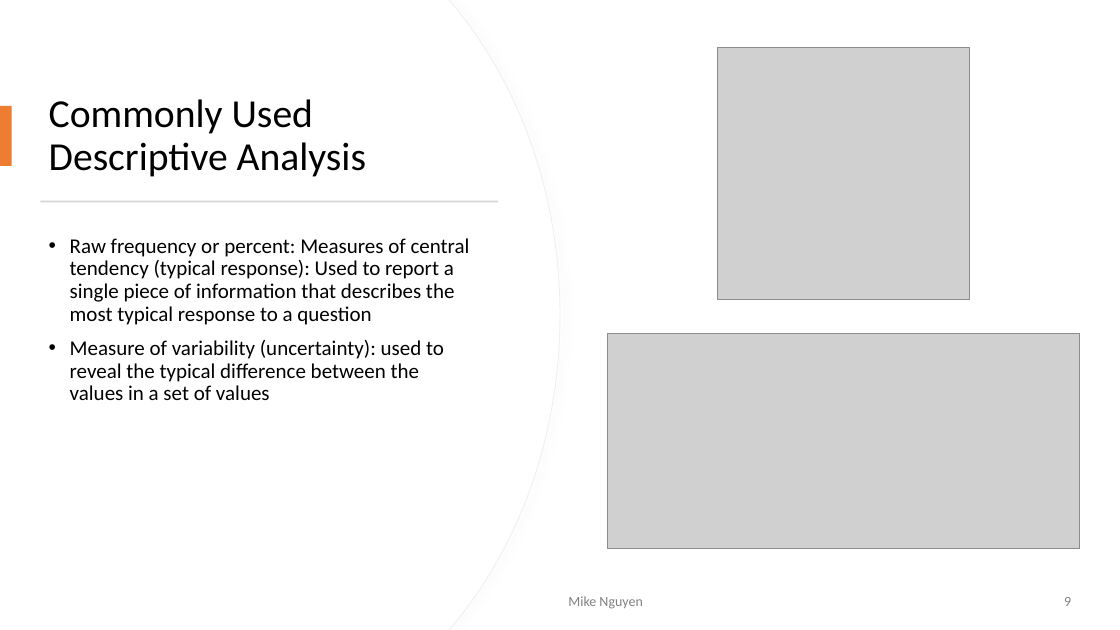
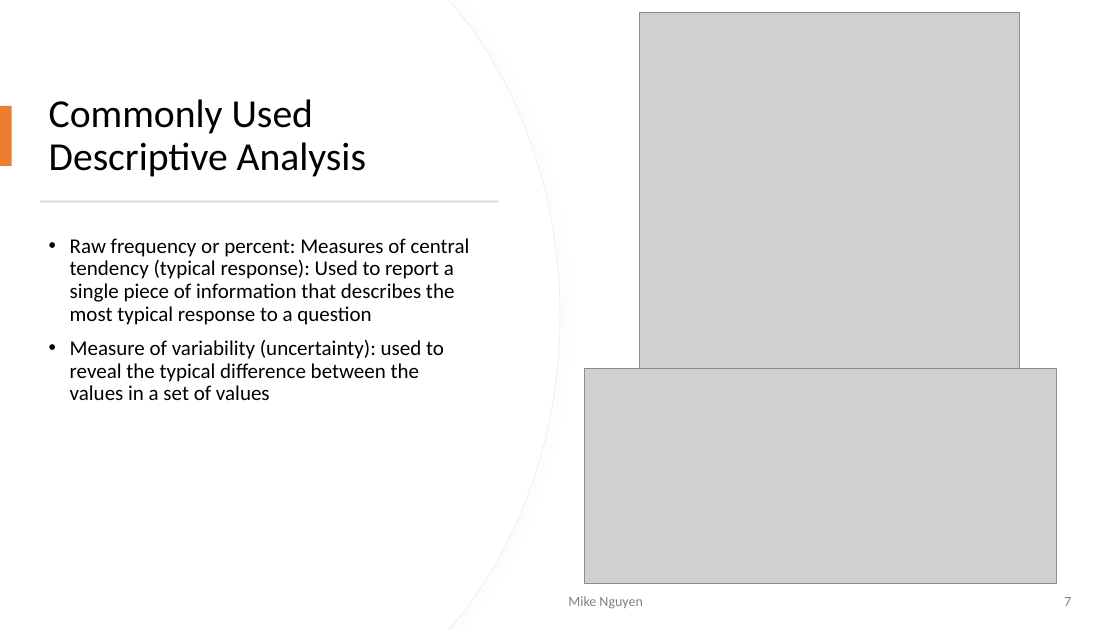
Before and after one commit to mikenguyen13/mar4050_S22, a slide deck: slide 7 of lectures/9/1_Descriptive Statistics.pptx (slide 9 before the commit). Drawn at 1120x630 pixels with LibreOffice and Linux fonts; fonts in the diff are those of the drawing; grey boxes stand for pictures. Boxes give left, top, right and bottom in pixels: in the first picture for what was removed or moved away, otherwise in the second. Text is boxed around its words. In the diff, an @@ line names an element or a change of style, - is before the commit and + after.

```diff
--- a/lectures/9/1_Descriptive Statistics.pptx
+++ b/lectures/9/1_Descriptive Statistics.pptx
@@ picture resized from (x1=718, y1=48, x2=970, y2=300) to (x1=639, y1=13, x2=1019, y2=392) @@
@@ picture moved from (x1=608, y1=334, x2=1081, y2=549) to (x1=585, y1=368, x2=1057, y2=584) @@
@@ page number at (x1=1064, y1=597, x2=1071, y2=606): text changed @@
-9
+7
```
Also in this commit, not shown: 2 other slides changed, 2 slides removed, 3 other files.
